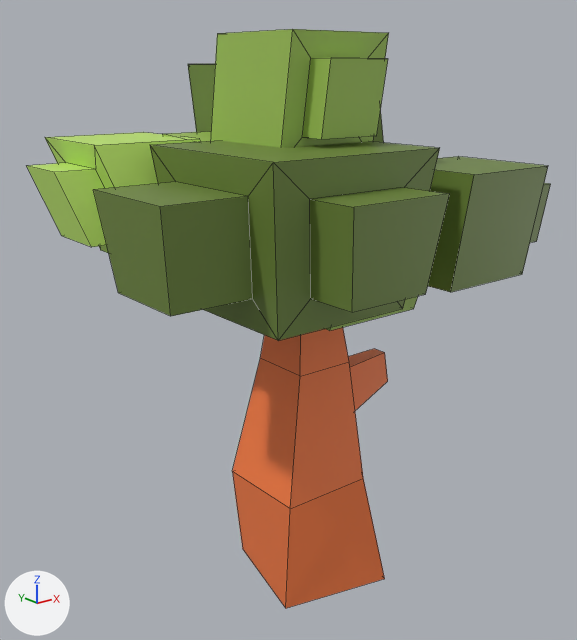
The FBX model Assets/_art/Plants/tree1.fbx: old version first, new version second.
Before and after are seen from a camera (50 mm lens) standing at (-3.33, -3.89, 3.48) and looking at (-0.06, 0.19, 1.85). The axes (+X, +Y, +Z) are drawn at lower left. The lights are the same throughout. Mesh edges are drawn as thin lines. Where no turn or scale is listed for an object, it has been applied to the vertices.

Before the edit, the objects in view are built like this:
```python
ob_pcube1 = bpy.data.objects.new('pCube1', me_mesh)
ob_pcube1.location = (0.0, 0.0, 0.0)
ob_pcube2 = bpy.data.objects.new('pCube2', me_mesh_001)
ob_pcube2.location = (0.183, 0.0, 2.323)
ob_pcube3 = bpy.data.objects.new('pCube3', me_mesh_002)
ob_pcube3.location = (-0.35, -0.198, 2.577)
ob_pcube4 = bpy.data.objects.new('pCube4', me_mesh_003)
ob_pcube4.location = (-0.213, 0.25, 2.719)
ob_pcube5 = bpy.data.objects.new('pCube5', me_mesh_004)
ob_pcube5.location = (0.238, 0.485, 3.058)
ob_pcube6 = bpy.data.objects.new('pCube6', me_mesh_005)
ob_pcube6.location = (-0.082, 0.159, 3.326)
ob_pcube7 = bpy.data.objects.new('pCube7', me_mesh_006)
ob_pcube7.location = (0.799, -0.422, 2.537)
ob_pcube8 = bpy.data.objects.new('pCube8', me_mesh_007)
ob_pcube8.location = (-0.661, 0.636, 2.695)
```
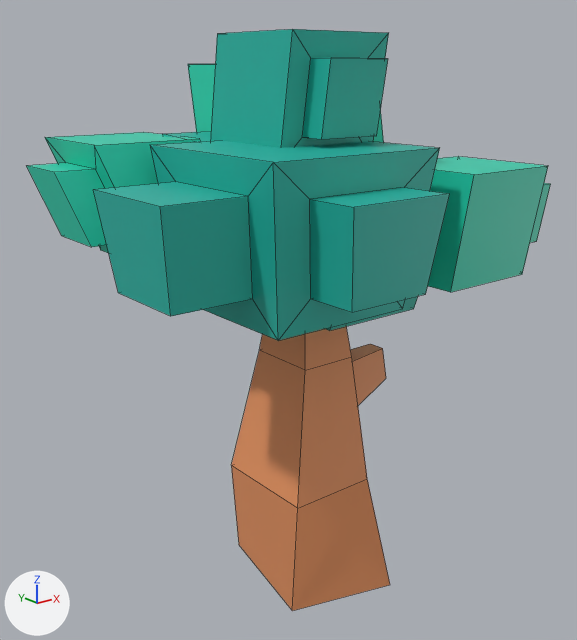
Where the newer file only moved an object's origin or applied its transform, the numbers keep the older frame.

Where the change shows, as pixel boxes (x1, y1, x2, y2) in the pictures (577 x 640 px):
'pCube3', recoloured (green to cyan)
    both: (93, 141, 449, 341)
'pCube1', mesh rescaled
    before: (232, 327, 388, 608)
    after: (231, 327, 390, 611)
'pCube6', recoloured (green to cyan)
    both: (211, 29, 389, 148)
'pCube7', recoloured (green to cyan)
    both: (428, 156, 551, 292)
'pCube8', recoloured (green to cyan)
    both: (27, 132, 201, 253)
'pCube5', recoloured (green to cyan)
    both: (188, 64, 384, 143)
'pCube2', recoloured (green to cyan)
    both: (326, 296, 418, 331)
'pCube4', recoloured (green to cyan)
    both: (162, 131, 211, 142)

What the commit changed:
Material 'GreenLight' (mat_greenlight) changes colour from green #c0ea6d to cyan #25d3b2; in linear values from (0.529, 0.82, 0.152) to (0.0185, 0.651, 0.445).
Material 'Green' (mat_green) changes colour from green #a1c45a to cyan #22b5a5; in linear values from (0.356, 0.552, 0.102) to (0.016, 0.462, 0.376).
me_mesh_006 has 16 vertices, 14 faces and spans x -0.366..0.697, y -0.485..0.366, z -0.366..0.366.
me_mesh_006 no longer uses material mat_greendark (green #6e873c).
me_mesh_006 now uses material mat_greenlight (cyan #25d3b2).
me_mesh has 24 vertices, 22 faces and spans x -0.47..0.64, y -0.47..0.47, z 0.0..2.3.
me_mesh is used by ob_pcube1; location (0.0, 0.0, 0.0).
me_mesh part 1: the whole mesh is scaled about the mesh origin by (0.948, 1.14, 1.03).
me_mesh_002 has 24 vertices, 22 faces and spans x -1.09..0.6, y -0.9..0.6, z -0.48..0.48.
me_mesh_002 no longer uses material mat_greendark (green #6e873c).
me_mesh_002 now uses material mat_green (cyan #22b5a5).
me_mesh_004 has 16 vertices, 14 faces and spans x -0.462..0.462, y -0.462..0.863, z -0.462..0.462.
me_mesh_004 no longer uses material mat_greendark (green #6e873c).
me_mesh_004 now uses material mat_greenlight (cyan #25d3b2).
